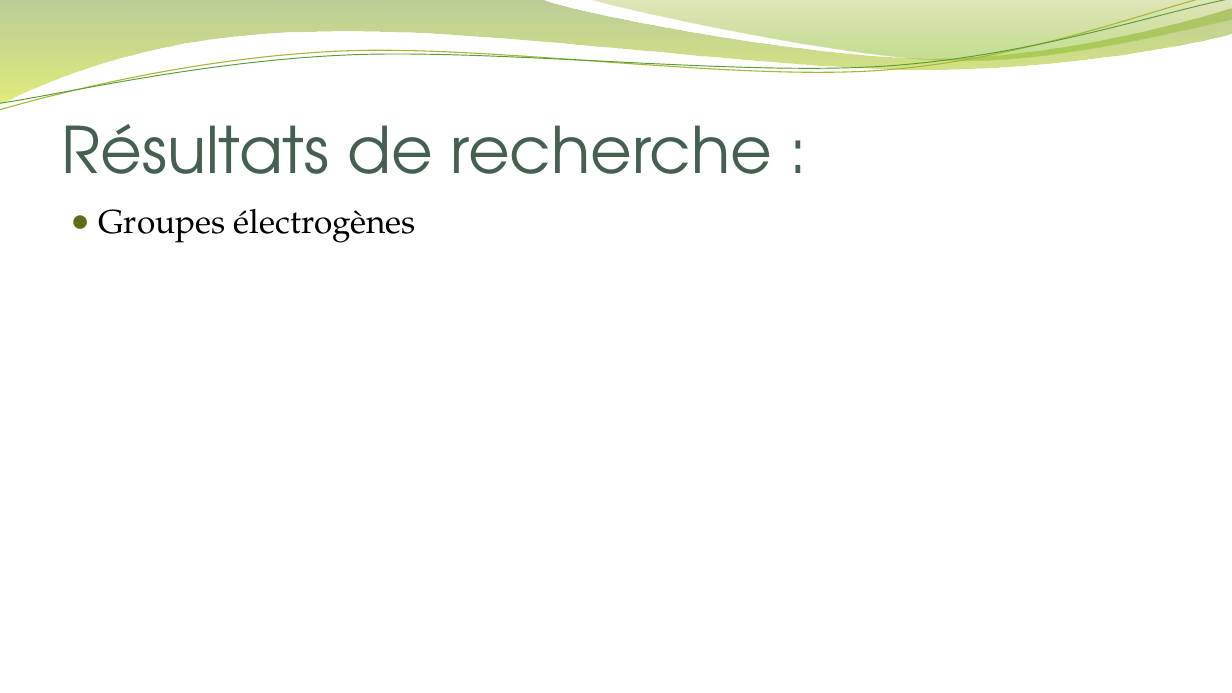
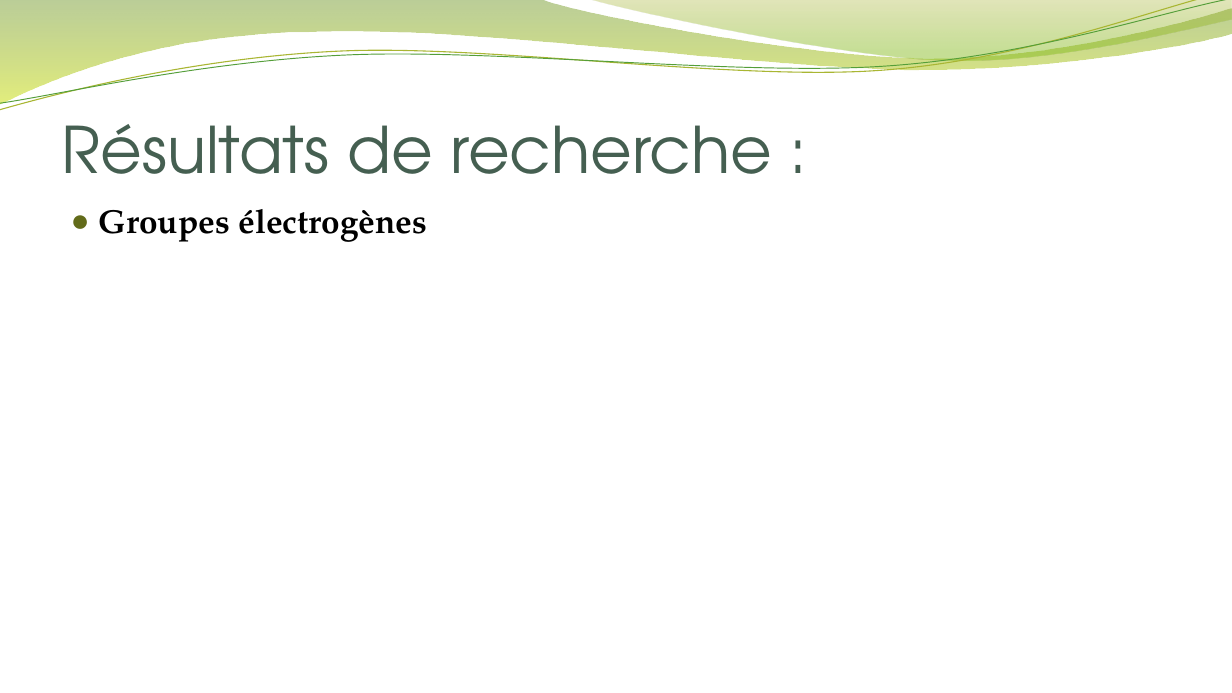
Before and after one commit to Idris-AOUAMEUR/Energie-grp-7, a slide deck: slide 5 of Gestion de projet - Diaporama.pptx. Drawn at 1232x693 pixels with LibreOffice and Linux fonts; fonts in the diff are those of the drawing; background and template pictures are left out. Boxes give left, top, right and bottom in pixels: in the first picture for what was removed or moved away, otherwise in the second. Text is boxed around its words. In the diff, an @@ line names an element or a change of style, - is before the commit and + after.

```diff
--- a/Gestion de projet - Diaporama.pptx
+++ b/Gestion de projet - Diaporama.pptx
@@ text "Groupes électrogènes" at [98,209,427,242]: bold on @@
```
Also in this commit, not shown: 4 other slides changed, 2 slides added, 1 slide removed.
